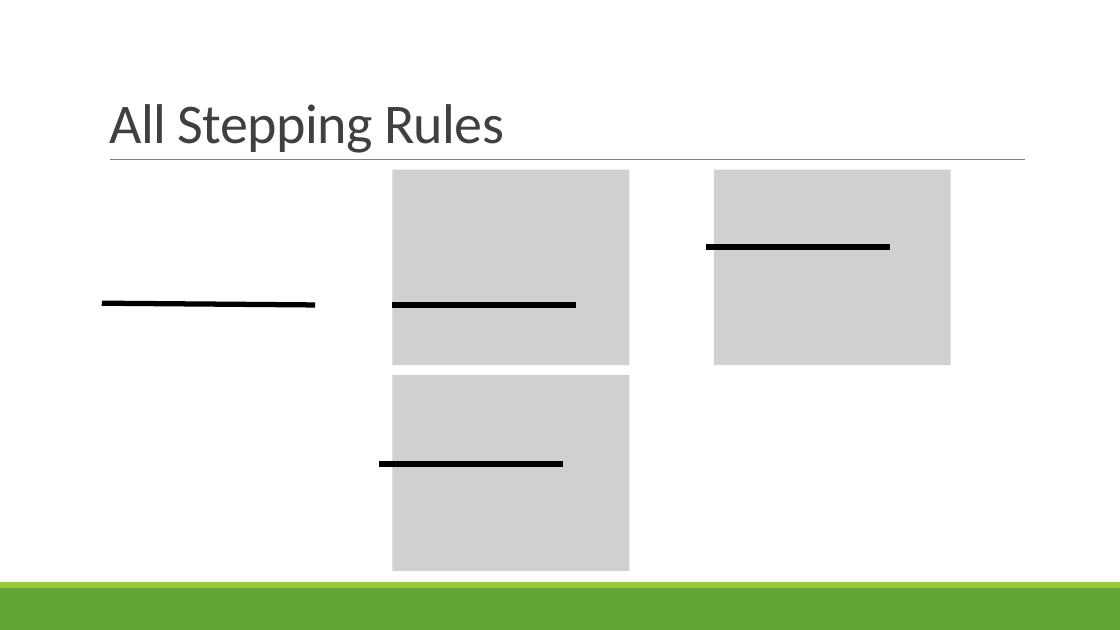
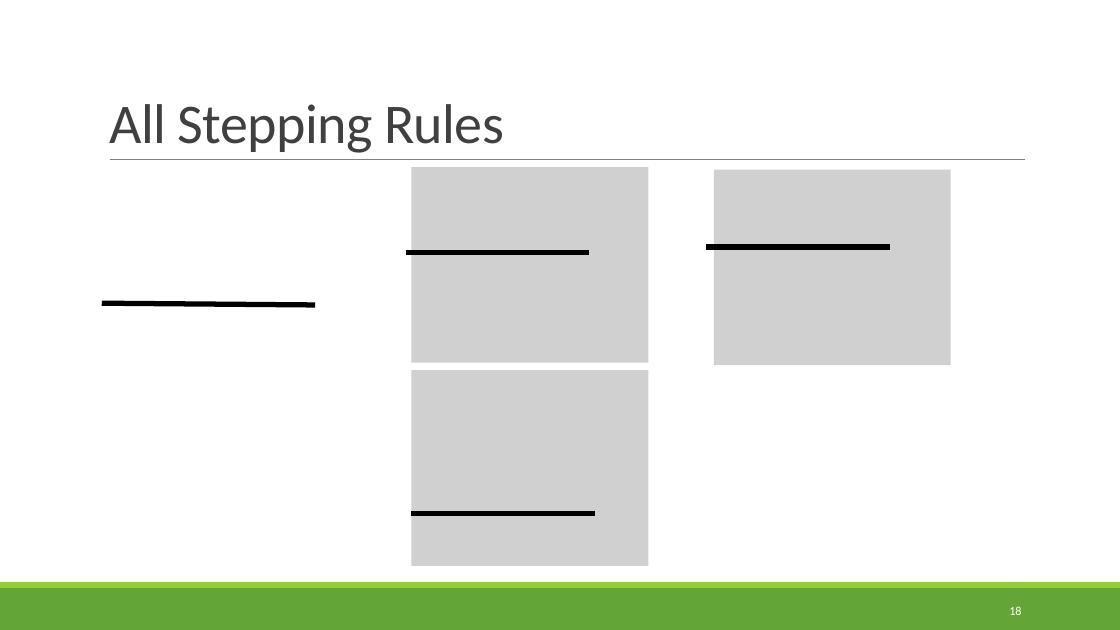
Before and after one commit to rbohrer/pl-course, a slide deck: slide 18 of LectureSlides/12Play.pptx (slide 15 before the commit). Drawn at 1120x630 pixels with LibreOffice and Linux fonts; fonts in the diff are those of the drawing; grey boxes stand for pictures. Boxes give left, top, right and bottom in pixels: in the first picture for what was removed or moved away, otherwise in the second. Text is boxed around its words. In the diff, an @@ line names an element or a change of style, - is before the commit and + after.

```diff
--- a/LectureSlides/12Play.pptx
+++ b/LectureSlides/12Play.pptx
@@ picture: place and size @@
-picture at [392, 170, 629, 365]
+picture at [412, 167, 649, 363]
@@ line moved from (379, 465) - (563, 465) to (406, 253) - (590, 253) @@
@@ picture: place and size @@
-picture at [392, 376, 629, 571]
+picture at [412, 371, 649, 566]
@@ line moved from (392, 305) - (576, 305) to (412, 513) - (596, 513) @@
@@ page number added at [1009, 606, 1021, 615], 10.5 pt, text #FFFFFF @@
+18
```
Also in this commit, not shown: 35 other slides changed, 4 slides added.
